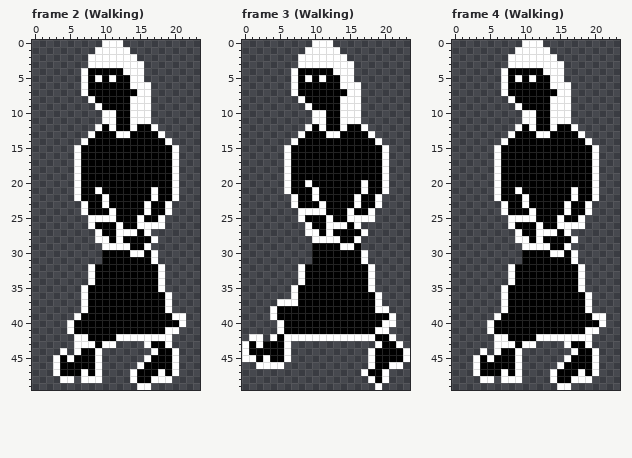
Edited in one commit: pixel-art file (Assets/Aseprite/New/Woman1.aseprite). That is the earlier state.
24x50 pixels, 9 frames. Shown: frame 2 (Walking), frame 3 (Walking), frame 4 (Walking). The commit also changed other frames, which this record leaves out.
And afterwards:
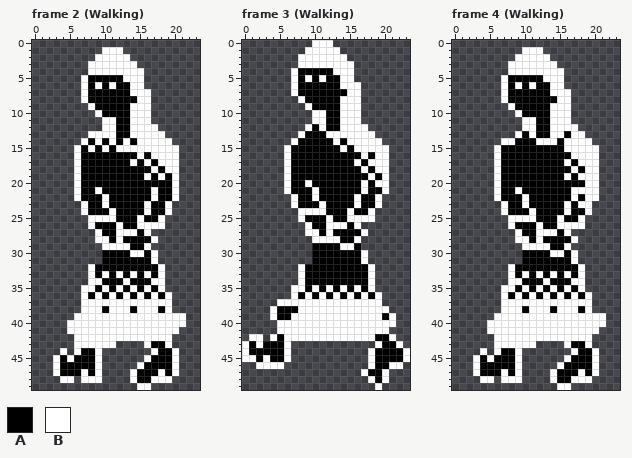
Palette (. is transparent): A #000000  B #ffffff
Changes in this commit:
layer "Detailed" added
layer "Woman" removed
layer "Left Leg" removed
layer "Right Leg" removed
layer "Left Arm" removed
layer "Right Arm" removed
Frame 2 (Walking):
The edit turns colour B into colour A in row 5 at x 9 and 11; in row 8 at x 8 and 14; in row 9 at x 9; in row 10 at x 10 to 11; in row 13 at x 12 to 13.
There is now colour B in row 8 at x 7; in row 9 at x 8; in row 10 at x 9.
The edit turns colour A into colour B in row 4 at x 8 to 12; in row 5 at x 13; in row 6 at x 9 and 11; in row 7 at x 14; in row 12 at x 10 and 15 to 16; in row 13 at x 9 to 11 and 14 to 17.
The edit turns colour A into colour B in row 14 at x 9, 11, 13 and 15 to 18; in row 15 at x 8, 10 and 12 to 19; in row 16 at x 15 and 17 to 19; in row 17 at x 14, 16 and 18 to 19; in row 18 at x 17 and 19; in row 19 at x 16 and 18.
The edit turns colour A into colour B in row 33 at x 10, 12, 14 and 16; in row 34 at x 9, 13 and 17; in row 35 at x 8, 10, 12, 14 and 16; in row 36 at x 9, 11, 13, 15 and 17; in row 37 at x 8 to 18; in row 38 at x 8 to 9, 11 to 13 and 15 to 17.
The edit turns colour A into colour B in row 39 at x 7 to 19; in row 40 at x 6 to 20; in row 41 at x 6 to 18; in row 42 at x 8 to 11; in row 43 at x 9.
Colour B is removed in row 0 at x 10 to 12; in row 1 at x 9 and 13; in row 2 at x 8 and 14; in row 3 at x 15; in row 4 at x 7; in row 6 at x 16.
Colour B is removed in row 12 at x 9.
Frame 3 (Walking), layer "Detailed":
The edit turns colour A into colour B in row 12 at x 15 to 16; in row 13 at x 14 to 17; in row 14 at x 13 and 15 to 18; in row 15 at x 14 and 16 to 19; in row 16 at x 17 and 19; in row 17 at x 16 and 18 to 19.
The edit turns colour A into colour B in row 18 at x 17 and 19; in row 19 at x 18; in row 20 at x 19; in row 35 at x 8, 10, 12, 14 and 16; in row 36 at x 9, 11, 13, 15 and 17; in rows 37 to 38 at x 8 to 18.
The edit turns colour A into colour B in row 39 at x 7 to 19; in row 40 at x 6 to 19; in row 41 at x 6 to 18.
Frame 4 (Walking):
The edit turns colour B into colour A in row 5 at x 9 and 11; in row 8 at x 8 and 14; in row 9 at x 9; in row 10 at x 10 to 11; in row 13 at x 12 to 13.
There is now colour B in row 8 at x 7; in row 9 at x 8; in row 10 at x 9.
The edit turns colour A into colour B in row 4 at x 8 to 12; in row 5 at x 13; in row 6 at x 9 and 11; in row 7 at x 14; in row 12 at x 10 and 15 to 16; in row 13 at x 9, 11, 14 to 15 and 17.
The edit turns colour A into colour B in row 14 at x 8, 12 to 14 and 16 to 18; in row 15 at x 16 to 19; in row 16 at x 17 to 19; in row 17 at x 16 and 18 to 19; in row 18 at x 17 and 19; in row 19 at x 16 and 18 to 19.
The edit turns colour A into colour B in row 20 at x 19; in row 21 at x 18 to 19; in row 22 at x 19; in row 23 at x 18; in row 33 at x 10, 12, 14 and 16; in row 34 at x 9, 13 and 17.
The edit turns colour A into colour B in row 35 at x 8, 10, 12, 14 and 16; in row 36 at x 9, 11, 13, 15 and 17; in row 37 at x 8 to 18; in row 38 at x 8 to 9, 11 to 13 and 15 to 17; in row 39 at x 7 to 19; in row 40 at x 6 to 20.
The edit turns colour A into colour B in row 41 at x 6 to 18; in row 42 at x 8 to 11; in row 43 at x 9.
Colour B is removed in row 0 at x 10 to 12; in row 1 at x 9 and 13; in row 2 at x 8 and 14; in row 3 at x 15; in row 4 at x 7; in row 6 at x 16.
Colour B is removed in row 12 at x 9; in row 13 at x 8.
Changed places in both pictures, as pixel boxes (x1, y1, x2, y2):
changed: (81, 40, 172, 180)
changed: (74, 271, 179, 348)
changed: (333, 124, 382, 187)
changed: (284, 285, 382, 334)
changed: (501, 40, 592, 208)
changed: (494, 271, 599, 348)
